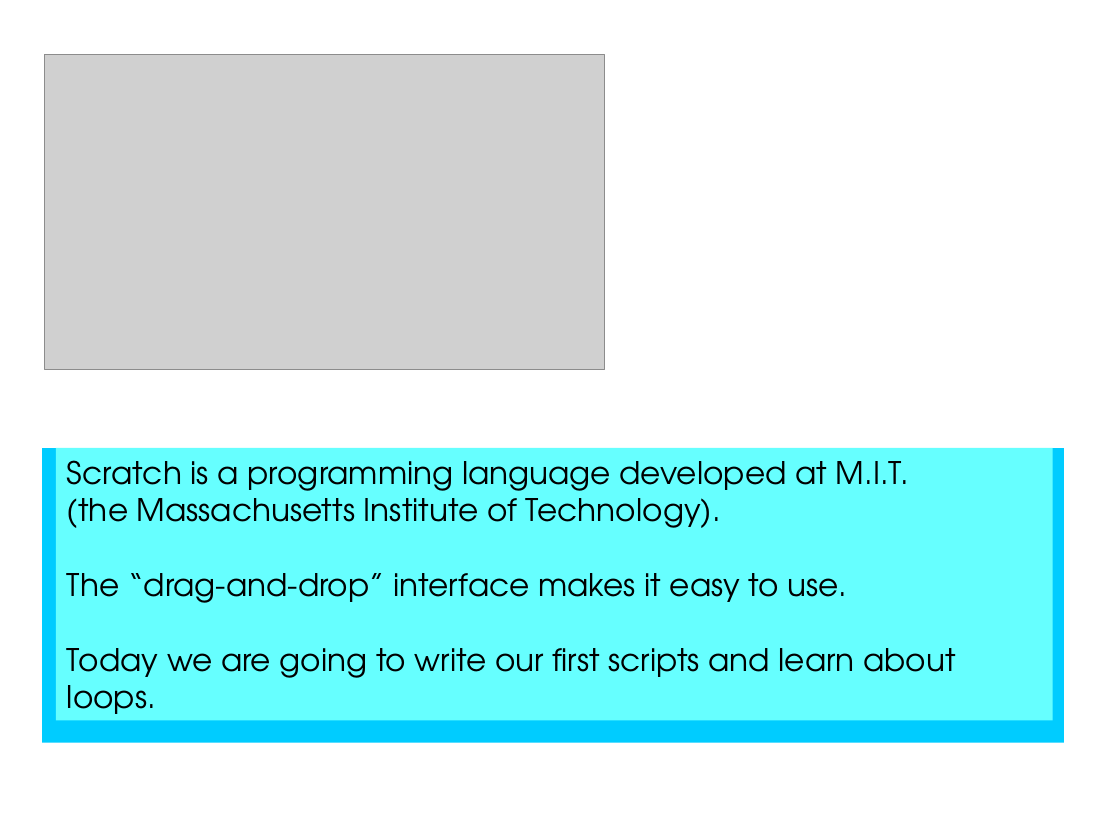
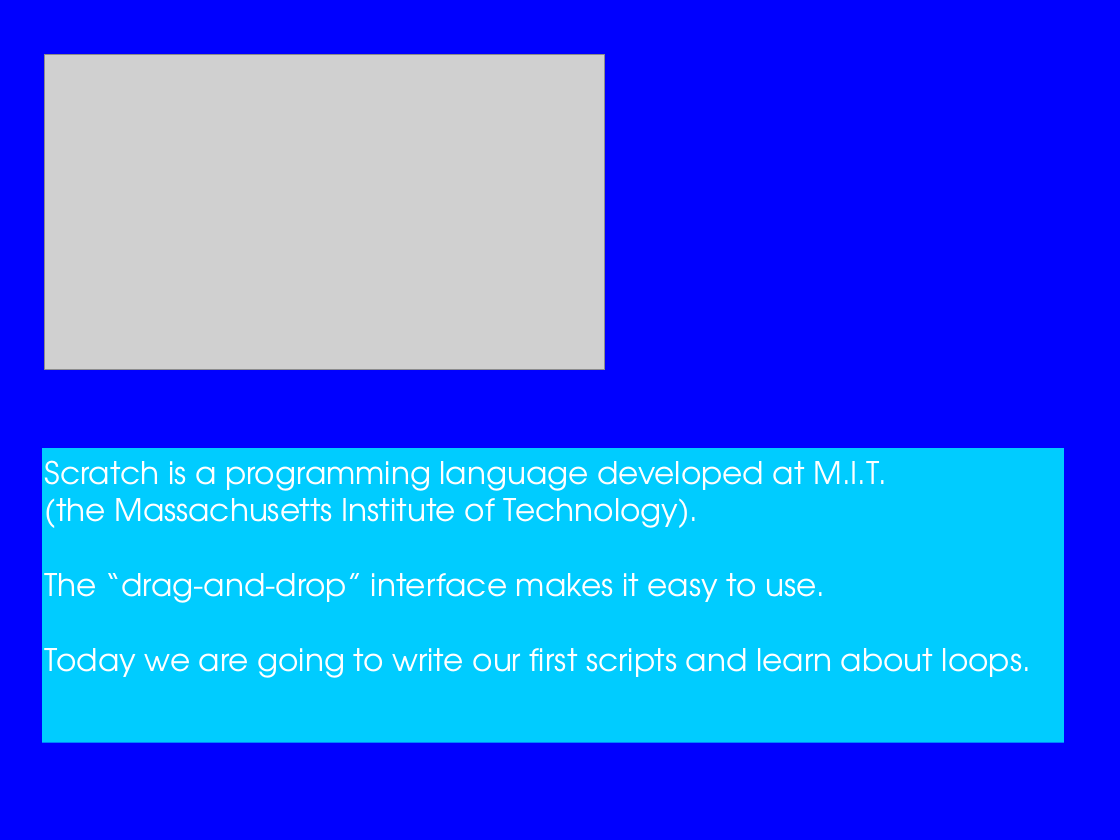
Before and after one commit to m-tranter/cathedral, a slide deck: slide 2 of scratch/scratch1.ppt. Drawn at 1120x840 pixels with LibreOffice and Linux fonts; fonts in the diff are those of the drawing; grey boxes stand for pictures. Boxes give left, top, right and bottom in pixels: in the first picture for what was removed or moved away, otherwise in the second. Text is boxed around its words. In the diff, an @@ line names an element or a change of style, - is before the commit and + after.

Commit message:
Updated first Scratch lesson.

```diff
--- a/scratch/scratch1.ppt
+++ b/scratch/scratch1.ppt
@@ background #FFFFFF to #0000FF @@
@@ text "Scratch is a programming language ..." moved from (x1=56, y1=448, x2=1053, y2=720) to (x1=45, y1=460, x2=1031, y2=678) @@
@@ text "Scratch is a programming language ..." at (x1=45, y1=460, x2=1031, y2=678): text colour #000000 to #FFFFFF; fill #66FFFF to none @@
```
Also in this commit, not shown: 7 other slides changed, 1 slide added, 1 slide removed, 1 other file.
